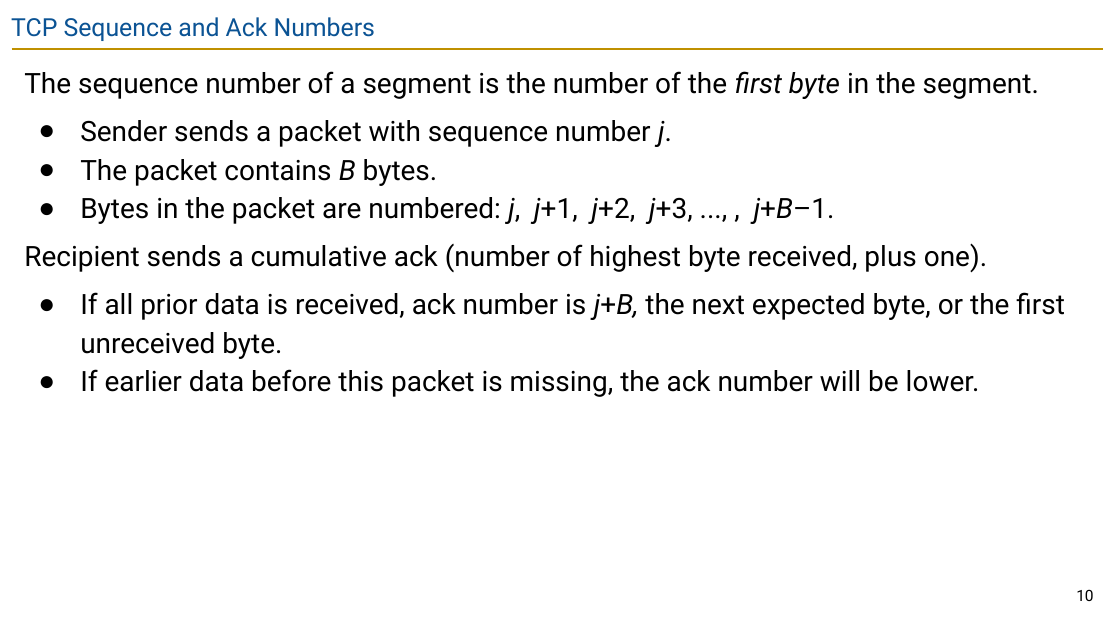
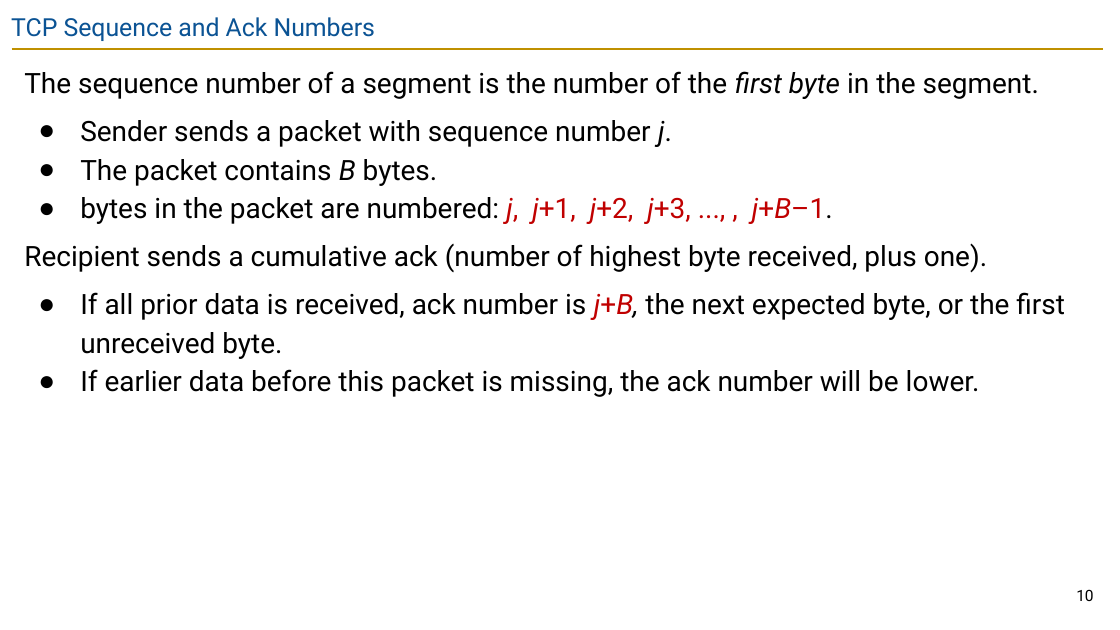
Before and after one commit to guhofstra/CSC175Sp26, a slide deck: slide 10 of PPTs/Lecture 11 - TCP Implementation.pptx. Drawn at 1120x630 pixels with LibreOffice and Linux fonts; fonts in the diff are those of the drawing. Boxes give left, top, right and bottom in pixels: in the first picture for what was removed or moved away, otherwise in the second. Text is boxed around its words. In the diff, an @@ line names an element or a change of style, - is before the commit and + after.

```diff
--- a/PPTs/Lecture 11 - TCP Implementation.pptx
+++ b/PPTs/Lecture 11 - TCP Implementation.pptx
@@ text at [80,197,833,224]: text changed @@
-● Bytes in the packet are numbered: j, j+1, j+2, j+3, ..., , j+B–1.
+● bytes in the packet are numbered: j, j+1, j+2, j+3, ..., , j+B–1.
@@ text at [80,292,1065,359]: text colour #000000 to #C00000 in "j+B," @@
```
Also in this commit, not shown: 8 other slides changed, 7 slides added, 13 other files.
